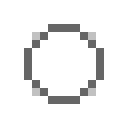
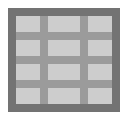
Two versions of the same layered image (128x128). Layer-by-layer changes:
showed group "Widgets" (7 layers) over [8, 8, 120, 112]
added layer "Tabelle" in group "Widgets" over [8, 8, 120, 112]
hid group "Sonstiges" (4 layers) over [8, 8, 120, 112]
